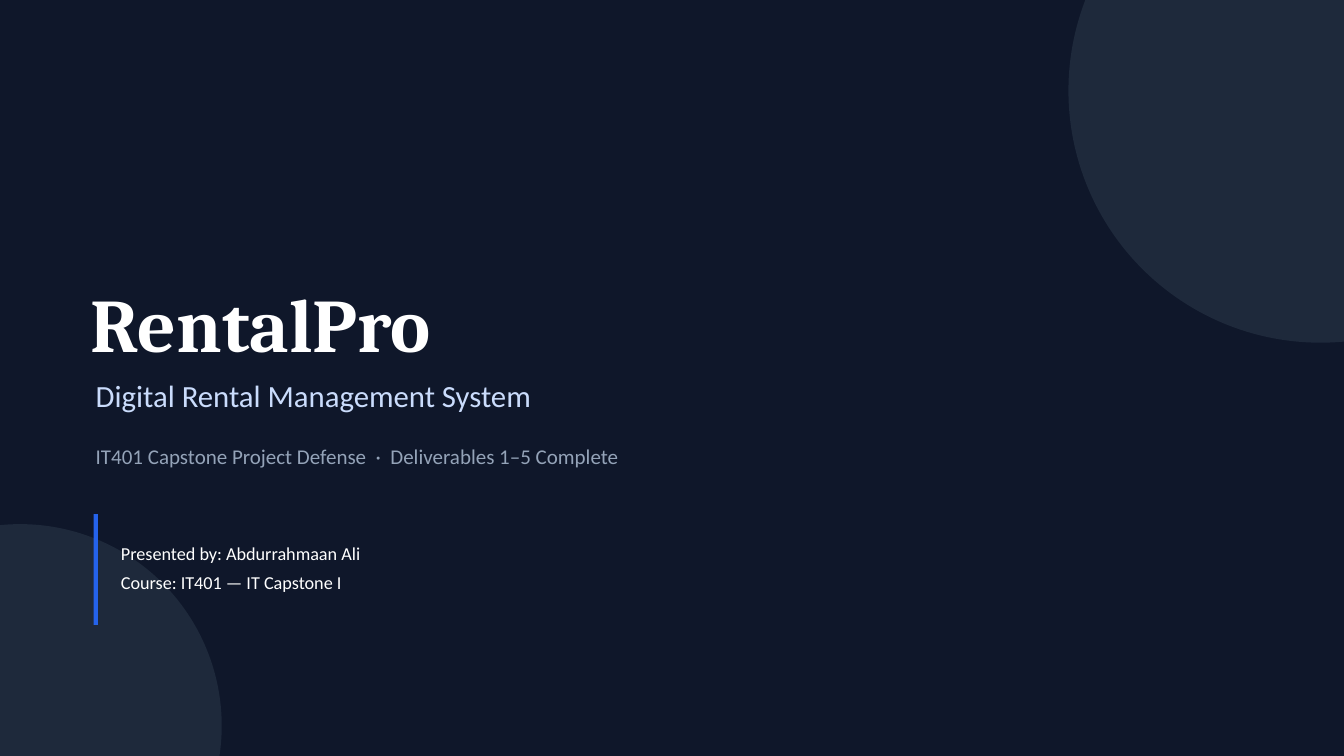
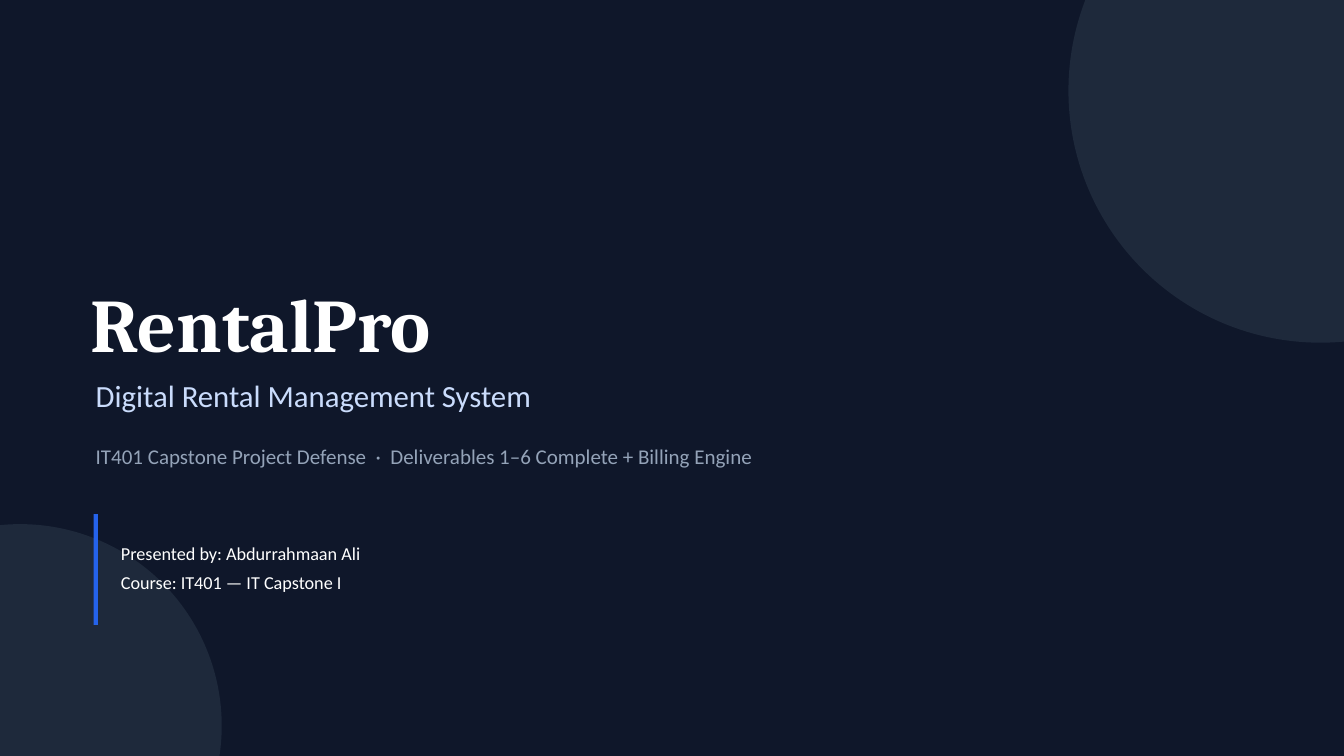
Before and after one commit to Abdur-lab/github-slideshow, a slide deck: slide 1 of docs/ABDURRAHMAAN_IT401_DEL_6_PRESENTATION.pptx. Drawn at 1344x756 pixels with LibreOffice and Linux fonts; fonts in the diff are those of the drawing. Boxes give left, top, right and bottom in pixels: in the first picture for what was removed or moved away, otherwise in the second. Text is boxed around its words. In the diff, an @@ line names an element or a change of style, - is before the commit and + after.

```diff
--- a/docs/ABDURRAHMAAN_IT401_DEL_6_PRESENTATION.pptx
+++ b/docs/ABDURRAHMAAN_IT401_DEL_6_PRESENTATION.pptx
@@ text at (x1=96, y1=449, x2=751, y2=468): text changed @@
-IT401 Capstone Project Defense · Deliverables 1–5 Complete
+IT401 Capstone Project Defense · Deliverables 1–6 Complete + Billing Engine
```
Also in this commit, not shown: 13 other slides changed, 1 slide added, 3 other files.
